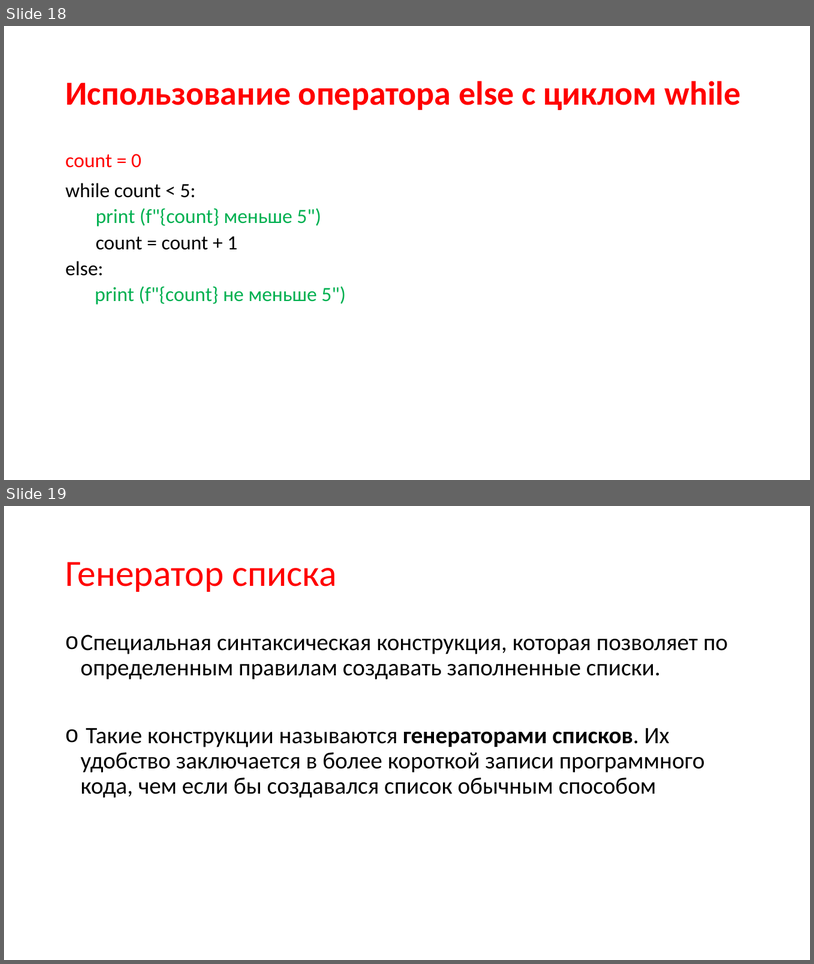
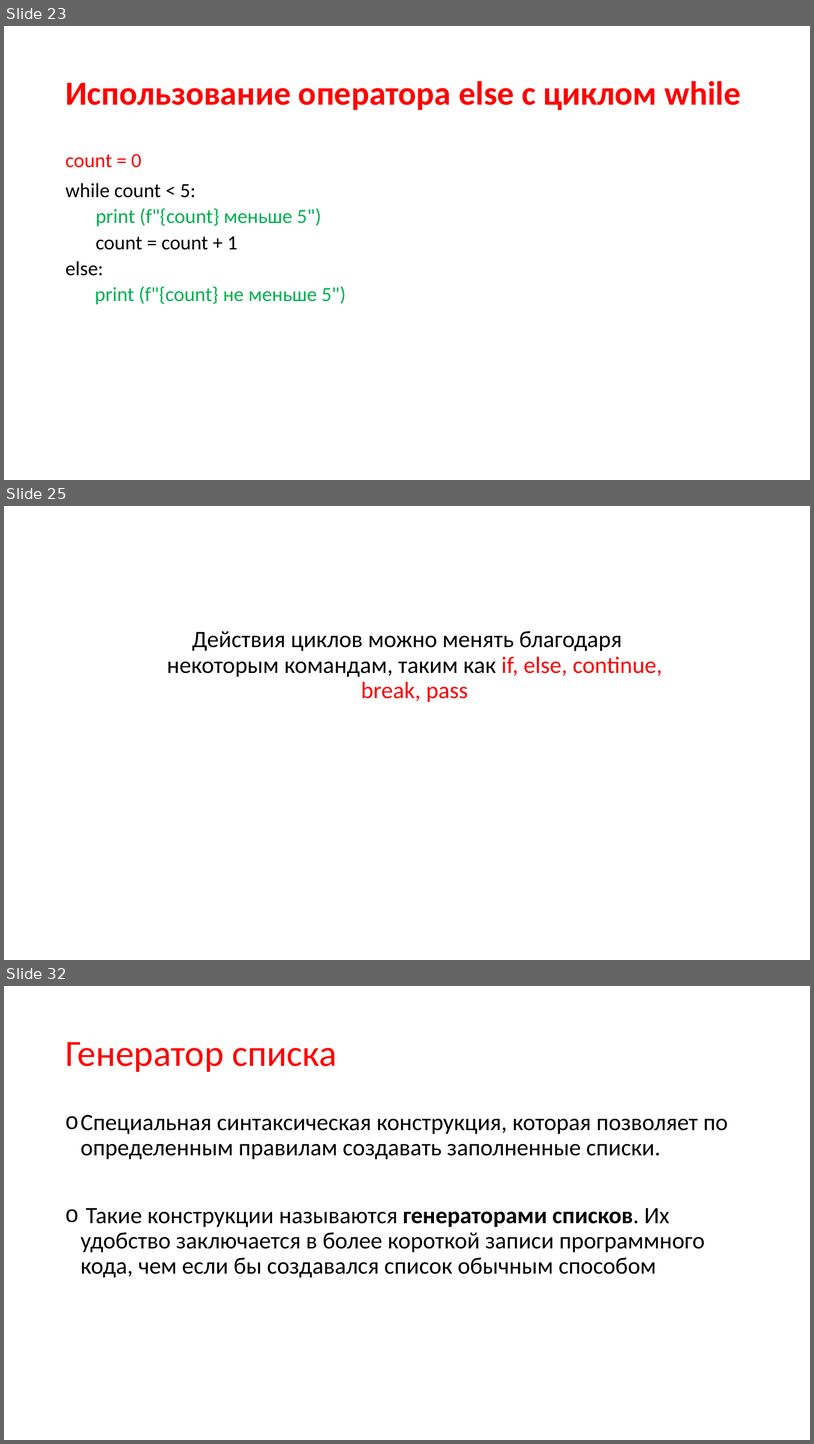
Before and after one commit to xDes-by/test, a slide deck: Презентация4.pptx. Shown one above the other, each under a label of ours: slides 18 and 19 before the commit, slides 23, 25 and 32 after it; the slides between them are not shown. The pictures are 814x964 and 814x1444 pixels, drawn with LibreOffice and Linux fonts; fonts in the diff are those of the drawing. Boxes give left, top, right and bottom in pixels: in the first picture for what was removed or moved away, otherwise in the second. Text is boxed around its words. In the diff, an @@ line names an element or a change of style, - is before the commit and + after.

```diff
--- a/Презентация4.pptx
+++ b/Презентация4.pptx
@@ slide 25 added at (4, 506, 810, 960), background #FFFFFF @@
@@ text added at (167, 631, 662, 702), 28 pt, text #000000 @@
+Действия циклов можно менять благодаря некоторым командам, таким как if, else, continue, break, pass
@@ what was slide 18 is now slide 23 @@
@@ what was slide 19 is now slide 32 @@
```
Also in this commit, not shown: 26 other slides added, 1 slide removed, 2 other files.
